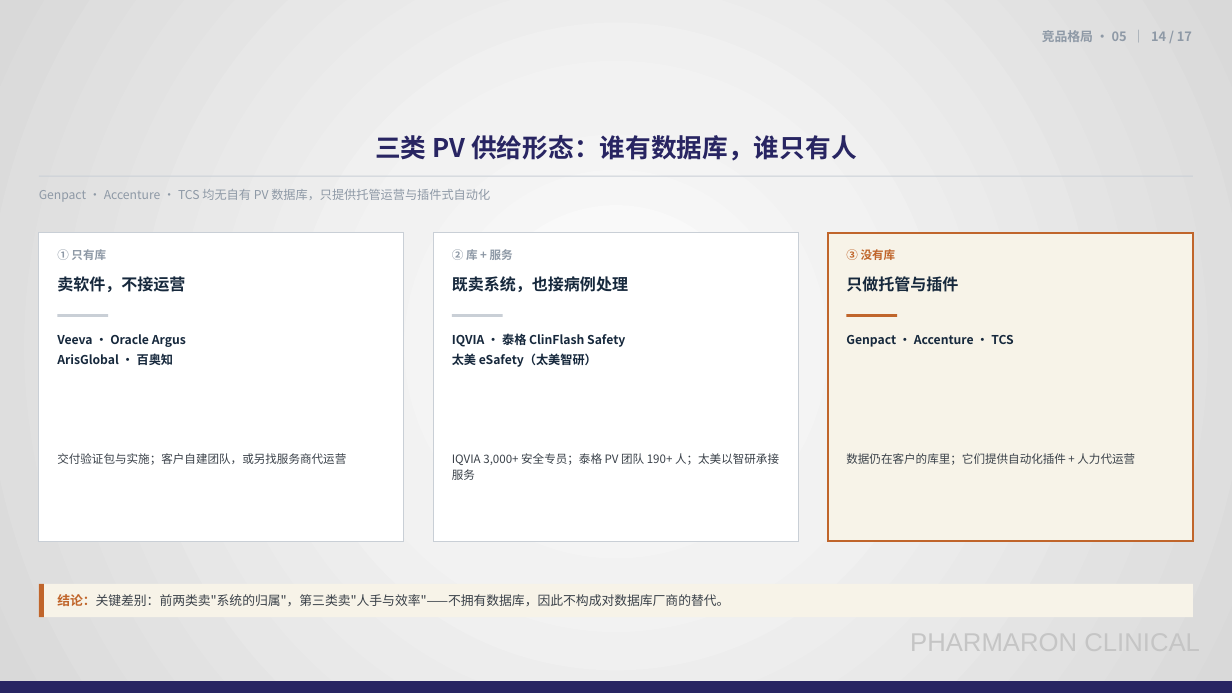
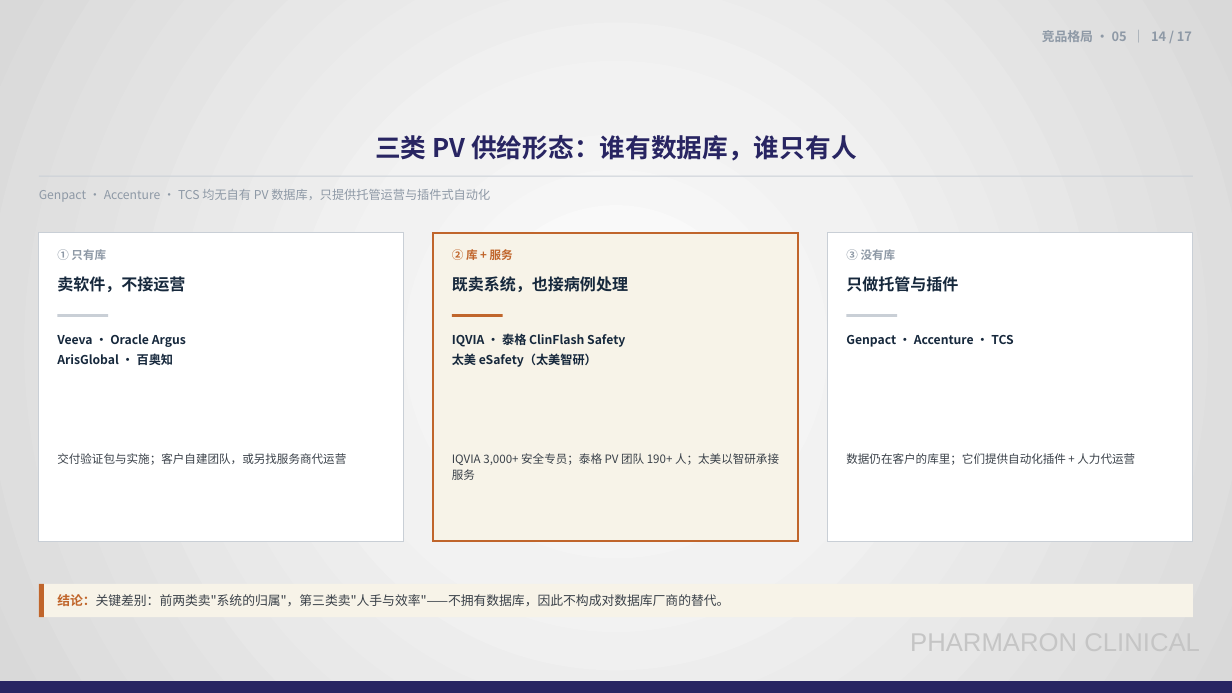
Before and after one commit to Eros-Python/TRAE-CODE, a slide deck: slide 14 of PV数据库市场调研总结-20261111.pptx. Drawn at 1232x693 pixels with LibreOffice and Linux fonts; fonts in the diff are those of the drawing; background and template pictures are left out. Boxes give left, top, right and bottom in pixels: in the first picture for what was removed or moved away, otherwise in the second. Text is boxed around its words. In the diff, an @@ line names an element or a change of style, - is before the commit and + after.

Commit message:
第14页高亮改为库+服务栏

```diff
--- a/PV数据库市场调研总结-20261111.pptx
+++ b/PV数据库市场调研总结-20261111.pptx
@@ rectangle at (433,233,799,542): fill #FFFFFF to #F7F3E8; outline #C9CFD6 0.75 pt to #C0652B 1.6 pt @@
@@ rectangle at (828,233,1193,542): fill #F7F3E8 to #FFFFFF; outline #C0652B 1.6 pt to #C9CFD6 0.75 pt @@
@@ text "② 库 + 服务" at (452,249,513,260): text colour #8E99A6 to #C0652B @@
@@ text "③ 没有库" at (846,249,896,260): text colour #C0652B to #8E99A6 @@
@@ rectangle at (452,314,503,317): fill #C9CFD6 to #C0652B @@
@@ rectangle at (847,314,897,317): fill #C0652B to #C9CFD6 @@
```
